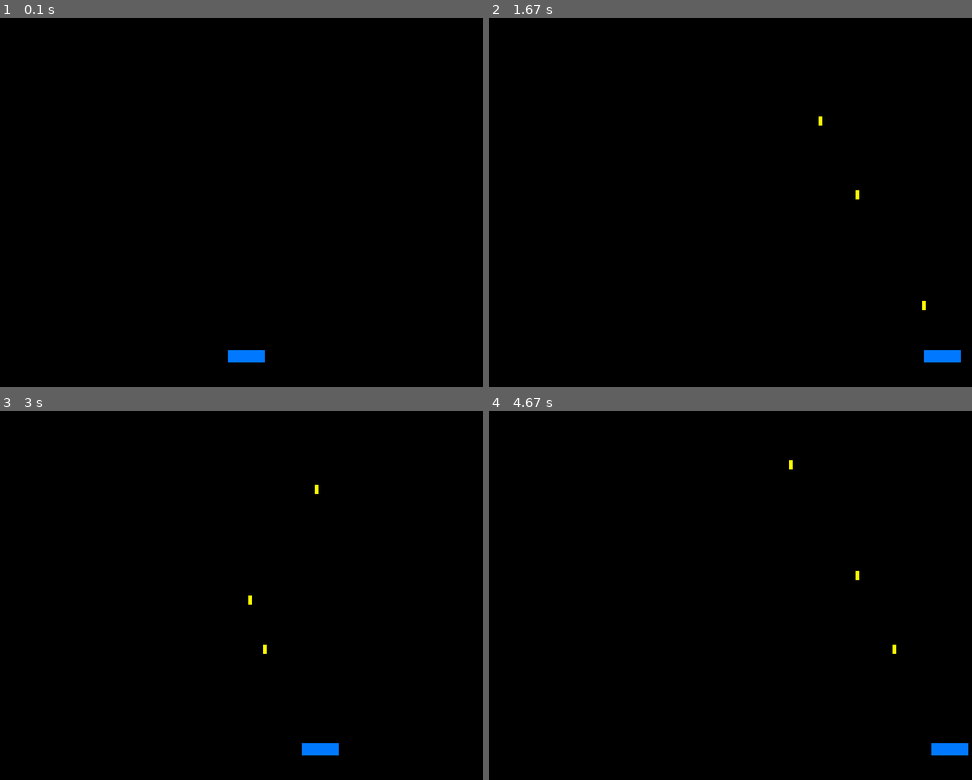
Above: before the commit, frames 1-4 (two rows, left to right).
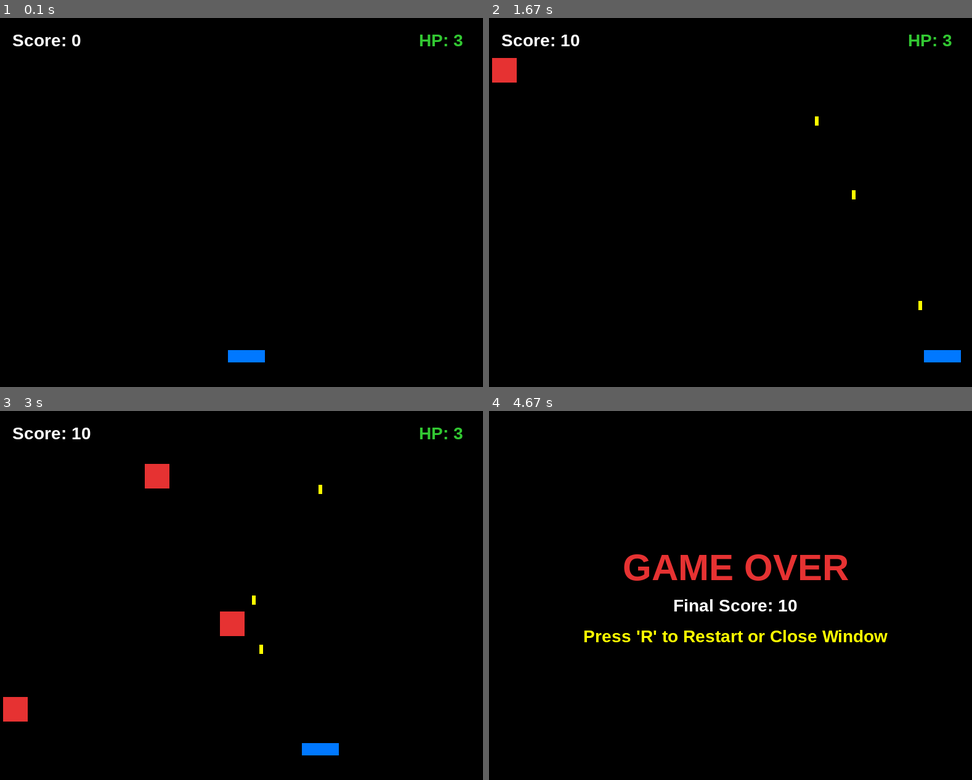
Above: after the commit, the same moments.

Repository: Devving88/pygame-shooter-game
Game: pygame game, started from main.py
Two runs of this game, one before a commit and one after it. Both use one fixed random seed, a clock stepped at 60 frames per second and the inputs below.
Inputs:
- Up to frame 1 (0.1 s): no input
- Up to frame 2 (1.67 s): tap Space at 0.33, 0.73, 1.03, 1.23, 1.53 s; hold Right 0.67-1.13 s; hold D 1.17-1.63 s
- Up to frame 3 (3 s): hold Left 1.67-2.2 s; tap Space at 1.73, 2.03, 2.3, 2.6, 2.73 s; hold A 2.23-2.63 s; hold Right from 2.67 s (still down)
- Up to frame 4 (4.67 s): tap Space at 3.03, 3.4, 3.7, 3.9, 4.2, 4.4 s; release Right at 3.3 s; hold A 3.33-3.8 s; hold Right 3.83-4.3 s; hold D from 4.33 s (still down)

The runs differ from the first frame. In frame 1, 0.3% of the frame differs, in the area x 2-96%, y 4-8%; in frame 2, 0.8%; in frame 3, 1.5%; in frame 4, 3.1%, in the area x 19-100%, y 13-94%.

Commit message:
feat: add enemy spawning, collision detection, and HUD for score/HP

Diff:
--- a/main.py
+++ b/main.py
@@ -1,5 +1,6 @@
 import pygame
 import sys
+import random
 
 # กำหนดค่าคงที่ต่างๆ ของเกม
 SCREEN_WIDTH = 800
@@ -11,91 +12,175 @@
 BLACK = (0, 0, 0)
 BLUE = (0, 120, 255)
 YELLOW = (255, 255, 0)
+RED = (230, 50, 50)
+GREEN = (50, 200, 50)
 
 # เริ่มต้นใช้งาน Pygame
 pygame.init()
 screen = pygame.display.set_mode((SCREEN_WIDTH, SCREEN_HEIGHT))
-pygame.display.set_caption("Pygame Step 1: Core Movement & Shooting")
+pygame.display.set_caption("Pygame Step 2: Enemies & Collision Detection")
 clock = pygame.time.Clock()
 
-# กำหนดคุณลักษณะของผู้เล่น (Player)
+# ฟอนต์สำหรับแสดงผลคะแนนและเลือด
+font = pygame.font.SysFont("Arial", 28, bold=True)
+game_over_font = pygame.font.SysFont("Arial", 60, bold=True)
+
+# ตัวแปรผู้เล่น (Player)
 player_width = 60
 player_height = 20
 player_x = (SCREEN_WIDTH - player_width) // 2
 player_y = SCREEN_HEIGHT - 60
 player_speed = 6
+player_hp = 3
+player_score = 0
 
-# กำหนดลิสต์เก็บกระสุน (Bullets)
+# ระบบกระสุน (Bullets)
 bullets = []
 bullet_width = 6
 bullet_height = 15
 bullet_speed = 10
 
-# ตัวแปรสำหรับควบคุมการยิงต่อเนื่อง (Cooldown หรือเช็คปุ่มกด)
-can_shoot = True
+# ระบบศัตรู (Enemies)
+enemies = []
+enemy_width = 40
+enemy_height = 40
+enemy_spawn_timer = 0
+enemy_spawn_interval = 40  # ทุกๆ 40 เฟรม ศัตรูจะเกิด 1 ตัว
+
+# สถานะเกม
+game_over = False
+
+def reset_game():
+    global player_x, player_y, player_hp, player_score, bullets, enemies, game_over
+    player_x = (SCREEN_WIDTH - player_width) // 2
+    player_hp = 3
+    player_score = 0
+    bullets.clear()
+    enemies.clear()
+    game_over = False
 
 # Main Game Loop
 running = True
 while running:
-    # 1. จัดการ Event (การกดปุ่ม คีย์บอร์ด/เมาส์)
+    # 1. จัดการ Event (รวมถึงการกดปุ่มยิงและกดรีสตาร์ท)
     for event in pygame.event.get():
         if event.type == pygame.QUIT:
             running = False
+        elif event.type == pygame.KEYDOWN:
+            if game_over:
+                if event.key == pygame.K_r:
+                    reset_game()
+            else:
+                if event.key == pygame.K_SPACE:
+                    # ยิงกระสุน 1 นัดต่อการกด 1 ครั้ง
+                    bullet_x = player_x + (player_width // 2) - (bullet_width // 2)
+                    bullet_y = player_y
+                    bullets.append([bullet_x, bullet_y])
 
-    # ตรวจสอบการกดปุ่มคีย์บอร์ดต่อเนื่อง
+    # ตรวจสอบการกดปุ่มคีย์บอร์ดค้างไว้สำหรับการเคลื่อนที่
     keys = pygame.key.get_pressed()
 
-    # เคลื่อนที่ซ้าย - ขวา และจำกัดไม่ให้หลุดขอบจอ
-    if keys[pygame.K_LEFT] or keys[pygame.K_ord('a') if hasattr(pygame, 'K_ord') else keys[pygame.K_a] if hasattr(pygame, 'K_a') else False]: # รองรับปุ่มลูกศรซ้าย หรือ A
-        pass
+    if not game_over:
+        # เคลื่อนที่ผู้เล่นซ้าย-ขวา
+        if keys[pygame.K_LEFT] or keys[pygame.K_a]:
+            player_x -= player_speed
+        if keys[pygame.K_RIGHT] or keys[pygame.K_d]:
+            player_x += player_speed
 
-    # จัดการการเคลื่อนที่ผู้เล่นแบบชัดเจน
-    if keys[pygame.K_LEFT] or keys[pygame.K_a]:
-        player_x -= player_speed
-    if keys[pygame.K_RIGHT] or keys[pygame.K_d]:
-        player_x += player_speed
+        # จำกัดขอบเขตผู้เล่นไม่ให้ออกนอกจอ
+        if player_x < 0:
+            player_x = 0
+        elif player_x > SCREEN_WIDTH - player_width:
+            player_x = SCREEN_WIDTH - player_width
 
-    # จำกัดขอบเขตผู้เล่นไม่ให้ออกนอกหน้าจอ
-    if player_x < 0:
-        player_x = 0
-    elif player_x > SCREEN_WIDTH - player_width:
-        player_x = SCREEN_WIDTH - player_width
+        # 2. อัปเดตสถานะเกม (Update Game State)
 
-    # ระบบยิงกระสุนเมื่อกด SPACEBAR
-    if keys[pygame.K_SPACE]:
-        if can_shoot:
-            # สร้างกระสุนใหม่ตำแหน่งกึ่งกลางผู้เล่นพุ่งขึ้นบน
-            bullet_x = player_x + (player_width // 2) - (bullet_width // 2)
-            bullet_y = player_y
-            bullets.append([bullet_x, bullet_y])
-            can_shoot = False # ป้องกันยิงรัวพรวดพราดเกินไปใน 1 เฟรม (หรือทำ Cooldown ง่ายๆ)
-    else:
-        can_shoot = True
+        # สุ่มเกิดศัตรู
+        enemy_spawn_timer += 1
+        if enemy_spawn_timer >= enemy_spawn_interval:
+            enemy_spawn_timer = 0
+            ex = random.randint(0, SCREEN_WIDTH - enemy_width)
+            ey = -enemy_height
+            espeed = random.randint(3, 6)
+            enemies.append([ex, ey, espeed])
 
-    # 2. อัปเดตสถานะเกม (Update Game State)
-    # อัปเดตตำแหน่งกระสุนทั้งหมด และลบกระสุนที่หลุดขอบจอบนสุด
-    for bullet in bullets[:]:
-        bullet[1] -= bullet_speed
-        if bullet[1] < 0:
-            bullets.remove(bullet)
+        # อัปเดตตำแหน่งกระสุน
+        for bullet in bullets[:]:
+            bullet[1] -= bullet_speed
+            if bullet[1] < 0:
+                bullets.remove(bullet)
+
+        # อัปเดตตำแหน่งศัตรูและการชนกับผู้เล่น / หลุดขอบจอ
+        player_rect = pygame.Rect(player_x, player_y, player_width, player_height)
+        for enemy in enemies[:]:
+            enemy[1] += enemy[2]
+
+            # ถ้าศัตรูตกหลุดขอบล่างจอ
+            if enemy[1] > SCREEN_HEIGHT:
+                enemies.remove(enemy)
+                player_hp -= 1
+                if player_hp <= 0:
+                    game_over = True
+                continue
+
+            # ตรวจสอบศัตรูชนผู้เล่น
+            enemy_rect = pygame.Rect(enemy[0], enemy[1], enemy_width, enemy_height)
+            if player_rect.colliderect(enemy_rect):
+                enemies.remove(enemy)
+                player_hp -= 1
+                if player_hp <= 0:
+                    game_over = True
+                continue
+
+        # ตรวจสอบการชนระหว่างกระสุนกับศัตรู (Bullet vs Enemy Collision)
+        for bullet in bullets[:]:
+            bullet_rect = pygame.Rect(bullet[0], bullet[1], bullet_width, bullet_height)
+            hit_enemy = None
+            for enemy in enemies:
+                enemy_rect = pygame.Rect(enemy[0], enemy[1], enemy_width, enemy_height)
+                if bullet_rect.colliderect(enemy_rect):
+                    hit_enemy = enemy
+                    break
+
+            if hit_enemy:
+                if hit_enemy in enemies:
+                    enemies.remove(hit_enemy)
+                if bullet in bullets:
+                    bullets.remove(bullet)
+                player_score += 10
 
     # 3. วาดภาพกราฟิก (Render / Draw)
-    # เคลียร์หน้าจอเป็นสีดำ
     screen.fill(BLACK)
 
-    # วาดตัวละครผู้เล่น (สี่เหลี่ยมสีฟ้า)
-    pygame.draw.rect(screen, BLUE, (player_x, player_y, player_width, player_height))
+    if not game_over:
+        # วาดผู้เล่น
+        pygame.draw.rect(screen, BLUE, (player_x, player_y, player_width, player_height))
 
-    # วาดกระสุนทั้งหมด (สี่เหลี่ยมสีเหลือง)
-    for bullet in bullets:
-        pygame.draw.rect(screen, YELLOW, (bullet[0], bullet[1], bullet_width, bullet_height))
+        # วาดกระสุน
+        for bullet in bullets:
+            pygame.draw.rect(screen, YELLOW, (bullet[0], bullet[1], bullet_width, bullet_height))
 
-    # สลับหน้าจอแสดงผล (Double Buffering)
+        # วาดศัตรู
+        for enemy in enemies:
+            pygame.draw.rect(screen, RED, (enemy[0], enemy[1], enemy_width, enemy_height))
+
+        # แสดง Score และ HP
+        score_surface = font.render(f"Score: {player_score}", True, WHITE)
+        hp_surface = font.render(f"HP: {player_hp}", True, GREEN)
+        screen.blit(score_surface, (20, 20))
+        screen.blit(hp_surface, (SCREEN_WIDTH - 120, 20))
+    else:
+        # หน้าจอ Game Over
+        game_over_surface = game_over_font.render("GAME OVER", True, RED)
+        final_score_surface = font.render(f"Final Score: {player_score}", True, WHITE)
+        restart_surface = font.render("Press 'R' to Restart or Close Window", True, YELLOW)
+
+        screen.blit(game_over_surface, (SCREEN_WIDTH // 2 - game_over_surface.get_width() // 2, SCREEN_HEIGHT // 2 - 80))
+        screen.blit(final_score_surface, (SCREEN_WIDTH // 2 - final_score_surface.get_width() // 2, SCREEN_HEIGHT // 2))
+        screen.blit(restart_surface, (SCREEN_WIDTH // 2 - restart_surface.get_width() // 2, SCREEN_HEIGHT // 2 + 50))
+
     pygame.display.flip()
-
-    # ควบคุมความเร็วให้อยู่ที่ 60 FPS
     clock.tick(FPS)
 
-# ปิดการทำงาน Pygame เมื่อออกจากลูป
 pygame.quit()
 sys.exit()
